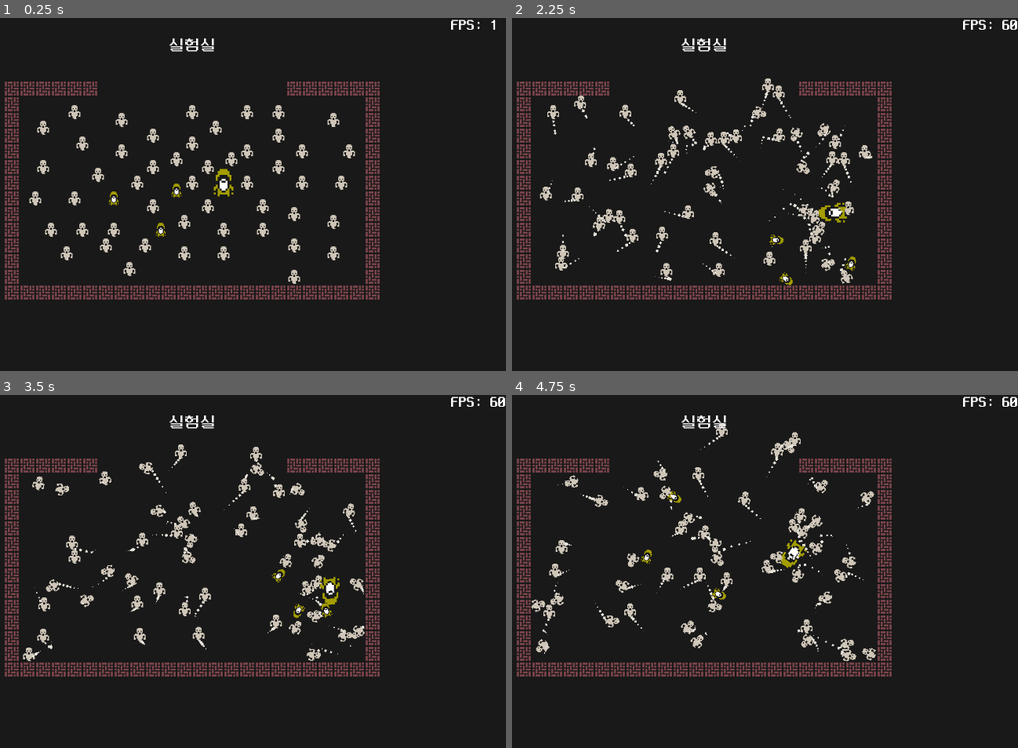
Above: before the commit, frames 1-4 (two rows, left to right).
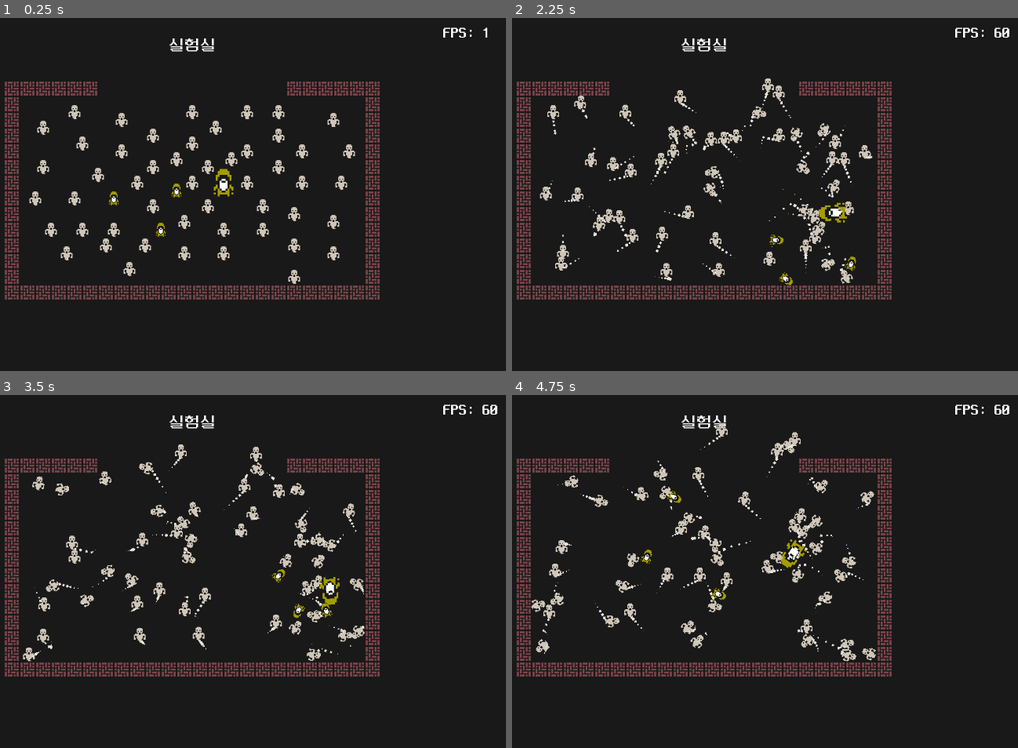
Above: after the commit, the same moments.

Repository: rhdehgks/Defense
Game: Godot game, scene res://game_screen/game.tscn
Same seed, same stepped clock (60 frames per second), same inputs: the game is played once before the commit and once after it.
Inputs (mouse positions are in pixels of both pictures, inside the frame that each line leads up to):
- Up to frame 1 (0.25 s): no input
- Up to frame 2 (2.25 s): tap Enter at 0.5 s; move the mouse to (840, 176) at 0.52 s; hold Right (ui_right) 0.53-1.28 s; click (840, 176) at 0.67 s; move the mouse to (577, 212) at 1.27 s; hold Down (ui_down) 1.28-2.03 s; move the mouse to (765, 116) at 2.02 s; hold Right (ui_right) from 2.03 s (still down)
- Up to frame 3 (3.5 s): move the mouse to (161, 642) at 2.77 s; release Right (ui_right) at 2.78 s; hold Up (ui_up) from 2.78 s (still down); click (161, 642) at 2.92 s
- Up to frame 4 (4.75 s): move the mouse to (891, 624) at 3.52 s; release Up (ui_up) at 3.53 s; hold Left (ui_left) from 3.53 s (still down); move the mouse to (517, 518) at 4.27 s

The runs differ from the first frame. In frame 1, 0.2% of the frame differs, in the area x 87-98%, y 0-6%; in frame 2, 0.2%; in frame 3, 0.2%; in frame 4, 0.3%, in the area x 40-100%, y 0-10%.

Commit message:
Label 순서 조정

Diff:
--- a/game_screen/game.tscn
+++ b/game_screen/game.tscn
@@ -53,8 +53,10 @@
 anchors_preset = 1
 anchor_left = 1.0
 anchor_right = 1.0
-offset_left = -112.0
-offset_bottom = 48.0
+offset_left = -128.0
+offset_top = 16.0
+offset_right = -16.0
+offset_bottom = 64.0
 grow_horizontal = 0
 theme_override_fonts/font = ExtResource("2_w4jh1")
 theme_override_font_sizes/font_size = 32
@@ -73,6 +75,26 @@
 offset_bottom = 360.0
 grow_horizontal = 2
 grow_vertical = 2
+
+[node name="TitleLabel" type="Label" parent="Screen/World"]
+layout_mode = 1
+anchors_preset = 8
+anchor_left = 0.5
+anchor_top = 0.5
+anchor_right = 0.5
+anchor_bottom = 0.5
+offset_left = -80.0
+offset_top = -344.0
+offset_right = 80.0
+offset_bottom = -264.0
+grow_horizontal = 2
+grow_vertical = 2
+theme_override_fonts/font = ExtResource("2_w4jh1")
+theme_override_font_sizes/font_size = 32
+text = "실험실
+"
+horizontal_alignment = 1
+vertical_alignment = 1
 
 [node name="Man" parent="Screen/World" instance=ExtResource("1_xj3yq")]
 position = Vector2(560, 304)
@@ -258,23 +280,3 @@
 tile_set = SubResource("TileSet_xqrl7")
 format = 2
 layer_0/tile_data = PackedInt32Array(262152, 0, 0, 327688, 0, 0, 393224, 0, 0, 458760, 0, 0, 524296, 0, 0, 589832, 0, 0 …(783 unchanged characters)…
-
-[node name="TitleLabel" type="Label" parent="Screen/World"]
-layout_mode = 1
-anchors_preset = 8
-anchor_left = 0.5
-anchor_top = 0.5
-anchor_right = 0.5
-anchor_bottom = 0.5
-offset_left = -80.0
-offset_top = -344.0
-offset_right = 80.0
-offset_bottom = -264.0
-grow_horizontal = 2
-grow_vertical = 2
-theme_override_fonts/font = ExtResource("2_w4jh1")
-theme_override_font_sizes/font_size = 32
-text = "실험실
-"
-horizontal_alignment = 1
-vertical_alignment = 1
Not shown, changed: export/apk/Defense.apk
Not shown, changed: export/apk/Defense.apk.idsig
